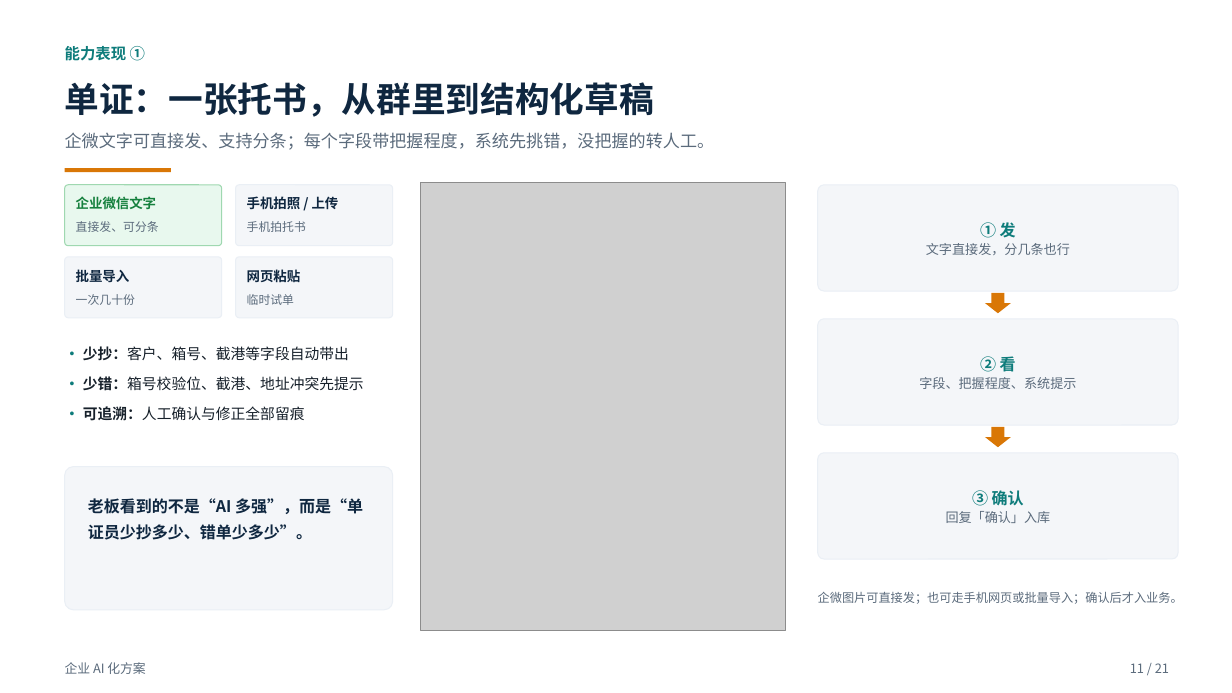
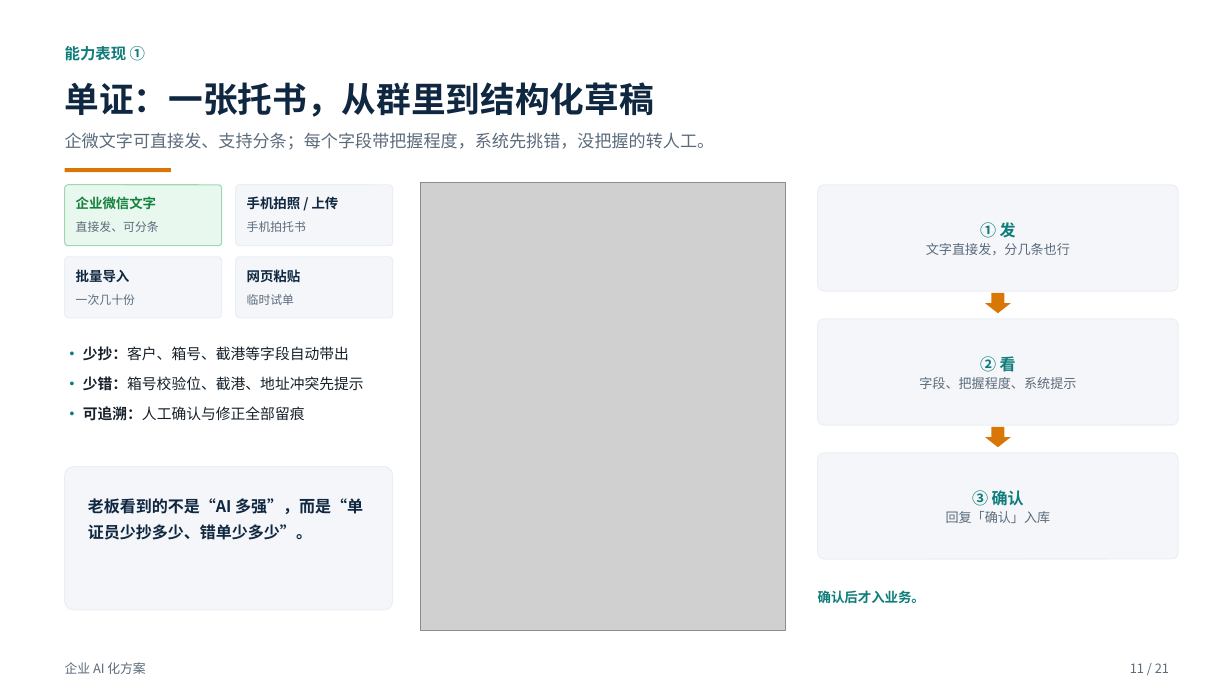
Before and after one commit to roma007/Enterprise-AI, a slide deck: slide 11 of 会客包/reports/客户老板版_企业AI化方案_2026-11-09.pptx. Drawn at 1232x693 pixels with LibreOffice and Linux fonts; fonts in the diff are those of the drawing; grey boxes stand for pictures. Boxes give left, top, right and bottom in pixels: in the first picture for what was removed or moved away, otherwise in the second. Text is boxed around its words. In the diff, an @@ line names an element or a change of style, - is before the commit and + after.

```diff
--- a/会客包/reports/客户老板版_企业AI化方案_2026-11-09.pptx
+++ b/会客包/reports/客户老板版_企业AI化方案_2026-11-09.pptx
@@ text at (x1=818, y1=590, x2=925, y2=604): text changed; size 9.5 to 10.5 pt; text colour #5B6B7C to #0E7C7B; bold on @@
-企微图片可直接发；也可走手机网页或批量导入；确认后才入业务。
+确认后才入业务。
```
Also in this commit, not shown: 15 other slides changed, 6 other files.
